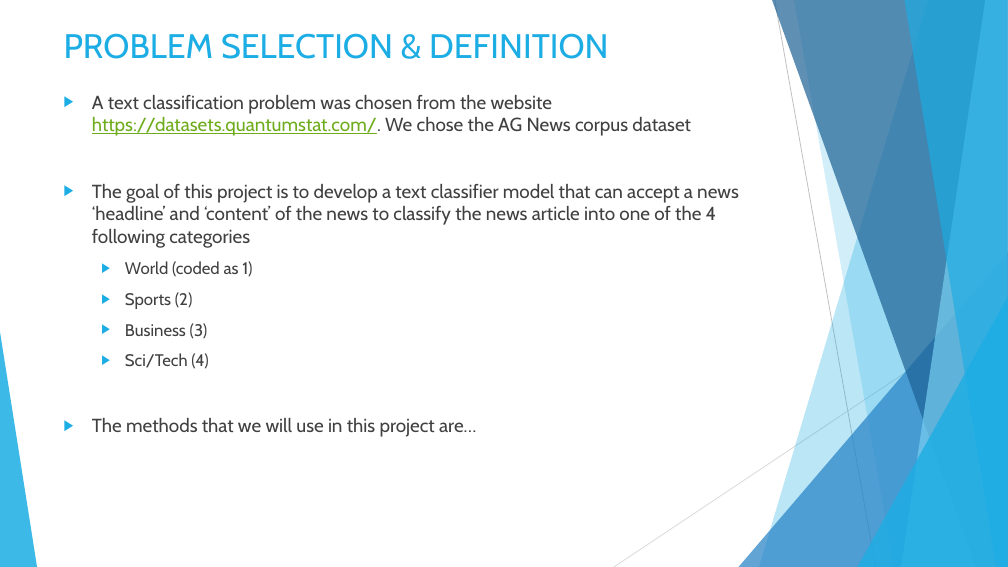
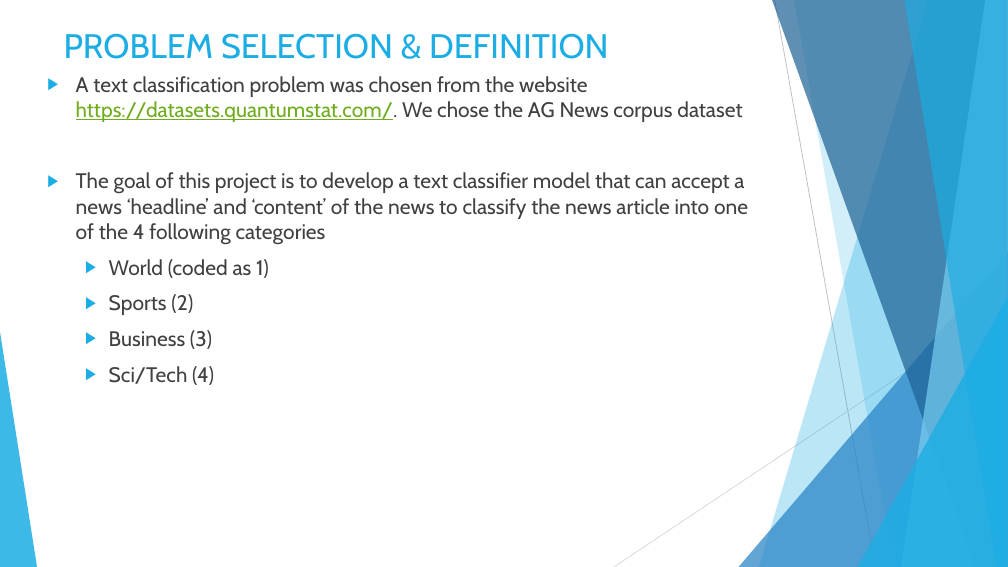
Before and after one commit to DataKnightsAI/Text-Classification-for-News-Summaries, a slide deck: slide 2 of CSML-1010-Group 20.pptx. Drawn at 1008x567 pixels with LibreOffice and Linux fonts; fonts in the diff are those of the drawing. Boxes give left, top, right and bottom in pixels: in the first picture for what was removed or moved away, otherwise in the second. Text is boxed around its words. In the diff, an @@ line names an element or a change of style, - is before the commit and + after.

```diff
--- a/CSML-1010-Group 20.pptx
+++ b/CSML-1010-Group 20.pptx
@@ text "A text classification problem was ...": place and size @@
-text "A text classification problem was ..." at bbox=[92, 95, 739, 437]
+text "A text classification problem was ..." at bbox=[76, 76, 748, 385]
@@ text "A text classification problem was ..." at bbox=[76, 76, 748, 385]: size 18 to 20 pt in "A text classification problem was chosen from ...", "The goal of this project is to ..."; size 16 to 20 pt in "World (coded as 1)", "Sports (2)", "Business (3)", "Sci/Tech (4)" @@
@@ text at bbox=[92, 418, 476, 437]: paragraph removed @@
-▶ The methods that we will use in this project are…
```
Also in this commit, not shown: 8 slides added, 6 other files.
